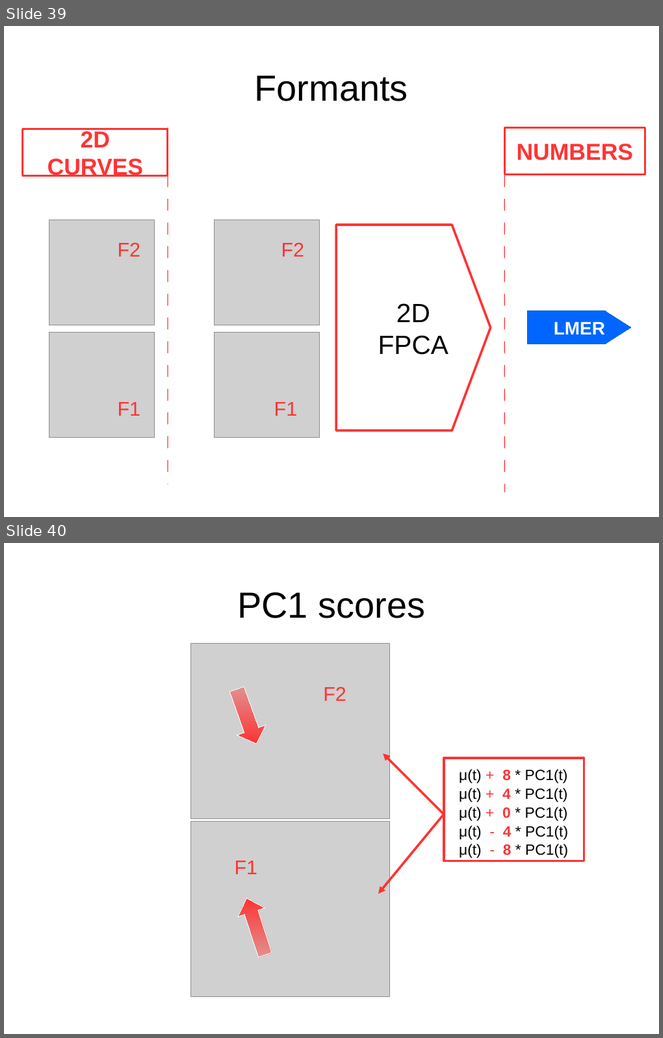
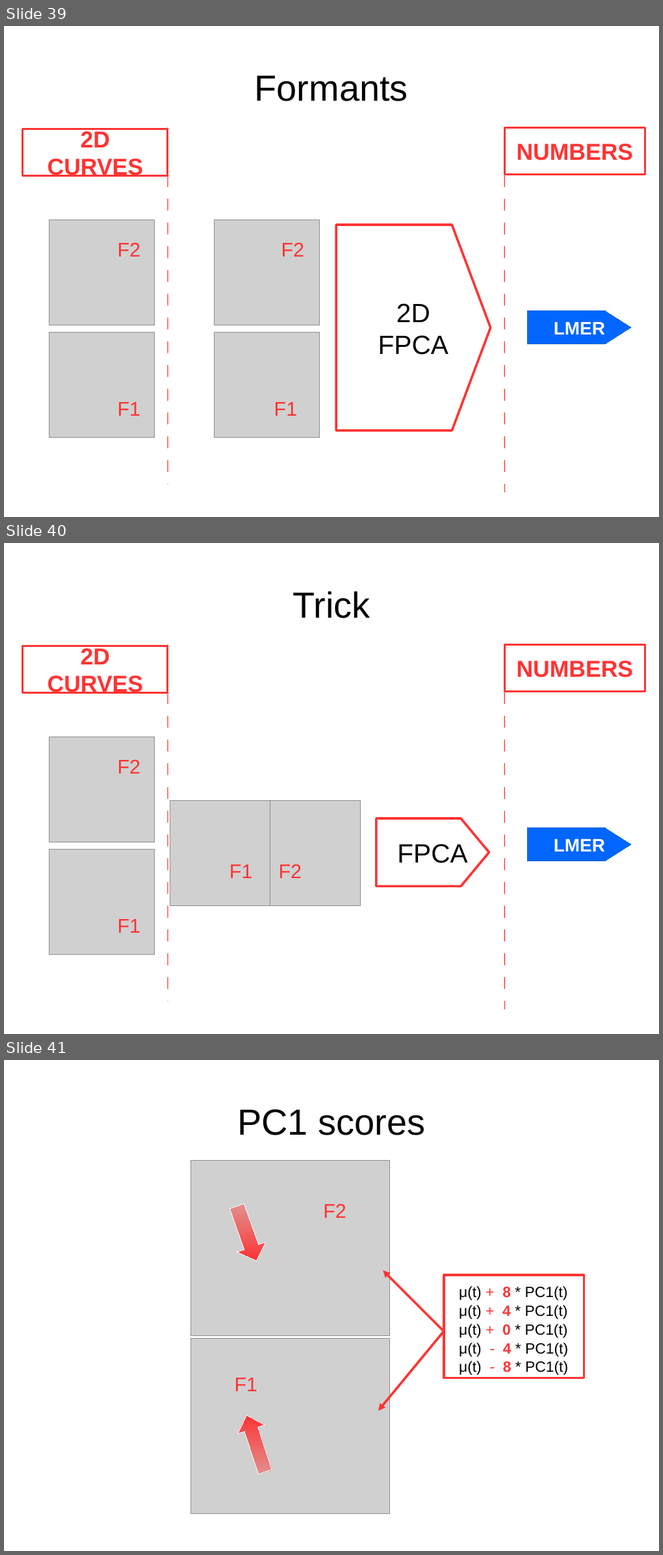
Before and after one commit to uasolo/FPCA-phonetics-workshop, a slide deck: presentations/FPCA-phonetics.odp. Shown one above the other, each under a label of ours: slides 39 and 40 before the commit, slides 39, 40 and 41 after it. The pictures are 663x1038 and 663x1555 pixels, drawn with LibreOffice and Linux fonts; fonts in the diff are those of the drawing; grey boxes stand for pictures. Boxes give left, top, right and bottom in pixels: in the first picture for what was removed or moved away, otherwise in the second. Text is boxed around its words. In the diff, an @@ line names an element or a change of style, - is before the commit and + after.

Commit message:
added one slide on 2D FPCA

```diff
--- a/presentations/FPCA-phonetics.odp
+++ b/presentations/FPCA-phonetics.odp
@@ slide 40 added at <box>4,543,659,1034</box>, background #FFFFFF @@
@@ title added at <box>293,591,370,618</box>, 44 pt, text #000000 @@
+Trick
@@ rectangle added at <box>22,646,168,693</box>, outline #FF3333 2.3 pt, 28 pt, text #FF3333, bold @@
+2D CURVES
@@ line added from (168, 644) to (168, 1002), #FF3333 0.99 pt @@
@@ line added from (505, 644) to (505, 1010), #FF3333 0.99 pt @@
@@ rectangle added at <box>505,644,646,692</box>, outline #FF3333 2.3 pt, 28 pt, text #FF3333, bold @@
+NUMBERS
@@ picture added at <box>50,737,154,843</box> @@
@@ text added at <box>118,759,141,774</box>, 24 pt, text #FF3333 @@
+F2
@@ picture added at <box>170,801,270,906</box> @@
@@ picture added at <box>267,801,360,906</box> @@
@@ freeform shape added at <box>377,819,490,887</box>, outline #FF3333 2.83 pt, 32 pt, text #000000 @@
+FPCA
@@ freeform shape added at <box>529,828,632,861</box>, fill #0066FF, outline #0066CC 0 pt, 22 pt, text #FFFFFF, bold @@
+LMER
@@ picture added at <box>50,850,154,955</box> @@
@@ text added at <box>230,865,253,878</box>, 24 pt, text #FF3333 @@
+F1
@@ text added at <box>279,864,302,878</box>, 24 pt, text #FF3333 @@
+F2
@@ text added at <box>118,919,141,933</box>, 24 pt, text #FF3333 @@
+F1
@@ what was slide 40 is now slide 41 @@
```
Also in this commit, not shown: 4 slides changed, 4 other files.
